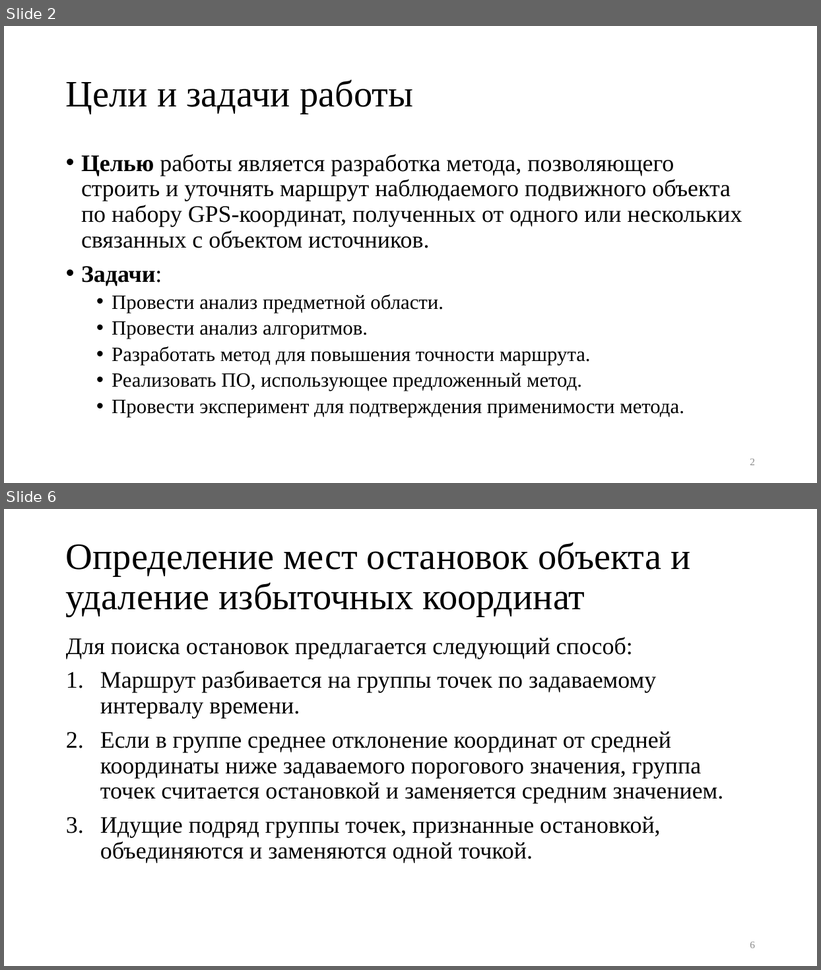
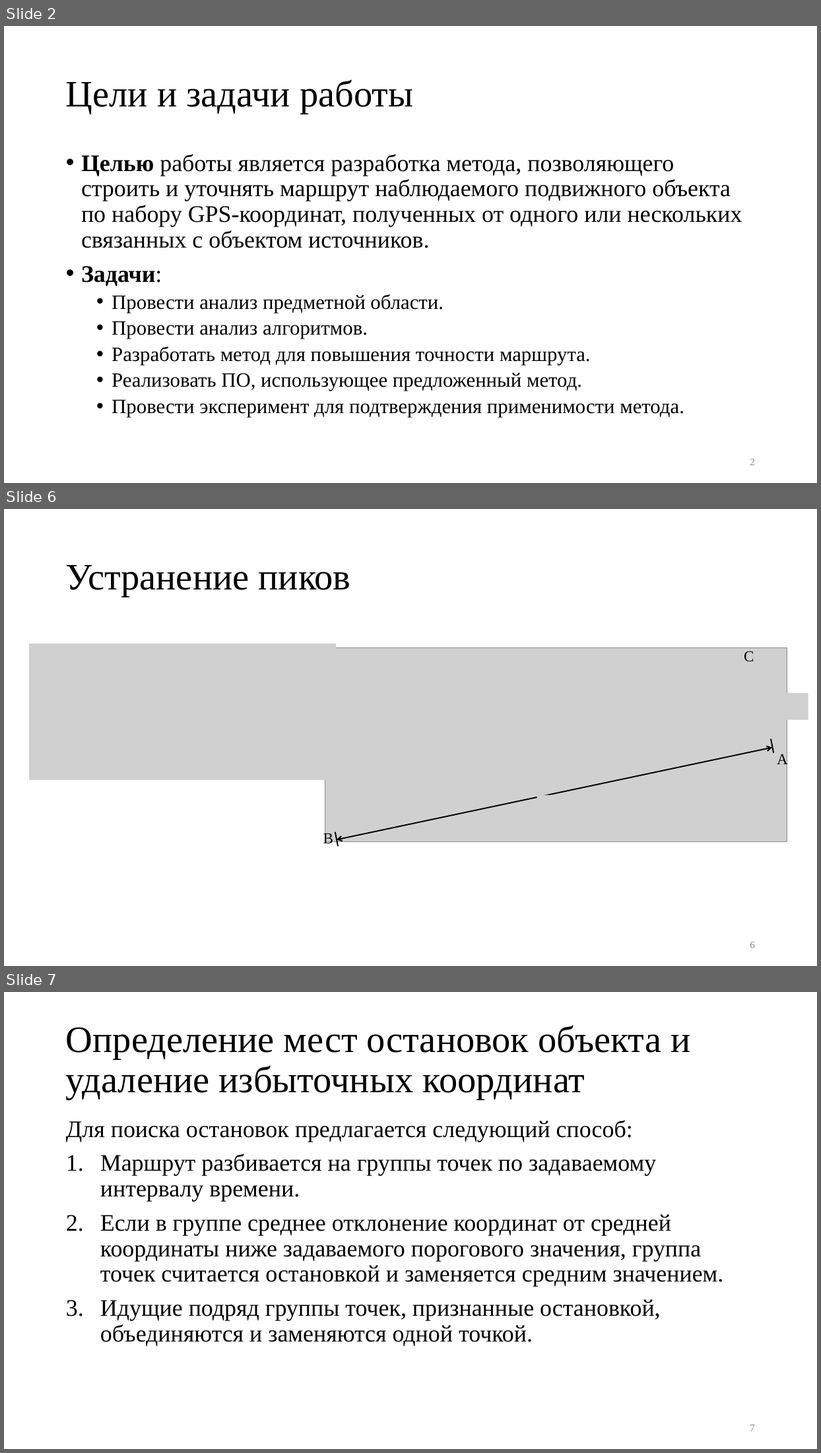
Before and after one commit to kaedvann/TrackFilter, a slide deck: docs/thesis/thesis.pptx. Shown one above the other, each under a label of ours: slides 2 and 6 before the commit, slides 2, 6 and 7 after it; the slides between them are not shown. The pictures are 821x970 and 821x1453 pixels, drawn with LibreOffice and Linux fonts; fonts in the diff are those of the drawing; grey boxes stand for pictures. Boxes give left, top, right and bottom in pixels: in the first picture for what was removed or moved away, otherwise in the second. Text is boxed around its words. In the diff, an @@ line names an element or a change of style, - is before the commit and + after.

```diff
--- a/docs/thesis/thesis.pptx
+++ b/docs/thesis/thesis.pptx
@@ slide 6 added at [4,509,817,966], background #FFFFFF @@
@@ title added at [66,565,351,597], 44 pt, text #000000 @@
+Устранение пиков
@@ picture added at [29,644,336,780] @@
@@ picture added at [325,648,787,842] @@
@@ text added at [744,651,754,662], 18 pt, text #000000 @@
+C
@@ picture added at [523,702,574,729] @@
@@ picture added at [668,693,808,720] @@
@@ line added from (772, 739) to (774, 753), #000000 1.5 pt @@
@@ double arrow added from (337, 840) to (773, 747), #000000 1.5 pt @@
@@ text added at [777,753,788,768], 18 pt, text #000000 @@
+A
@@ picture added at [537,795,587,822] @@
@@ text added at [323,832,333,848], 18 pt, text #000000 @@
+B
@@ line added from (335, 832) to (338, 846), #000000 1.5 pt @@
@@ page number added at [750,942,755,949], 12 pt, text #8C8C8C @@
+6
@@ what was slide 6 is now slide 7 @@
@@ page number at [750,1425,755,1432]: text changed @@
-6
+7
```
Also in this commit, not shown: 5 slides changed, 1 other slide added, 1 slide removed, 5 other files.
